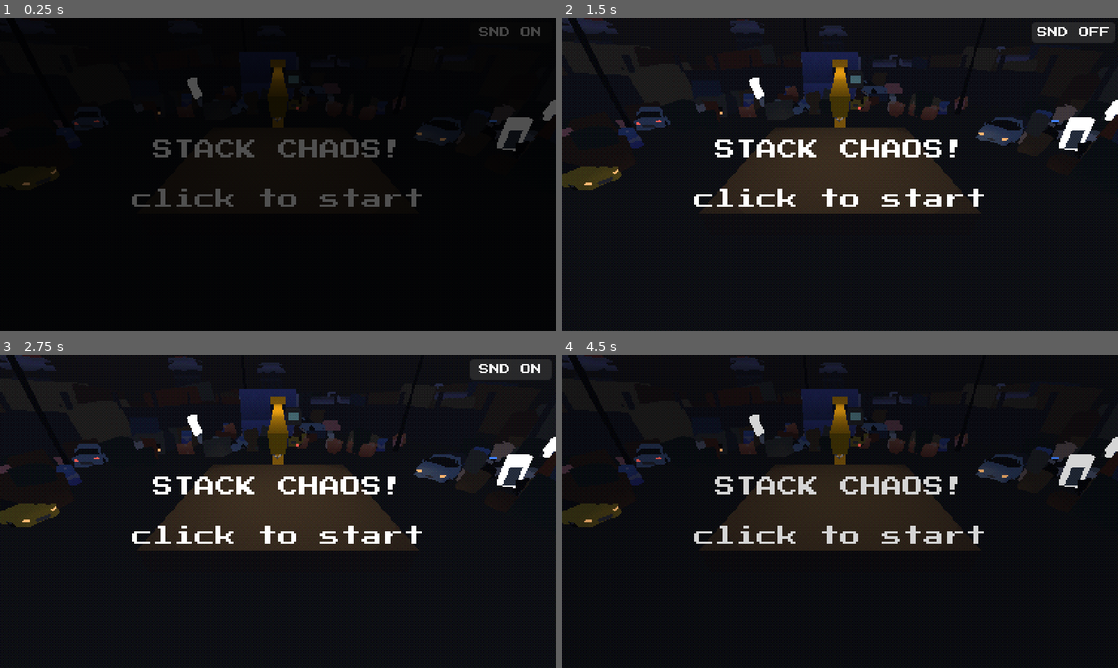
Above: before the commit, frames 1-4 (two rows, left to right).
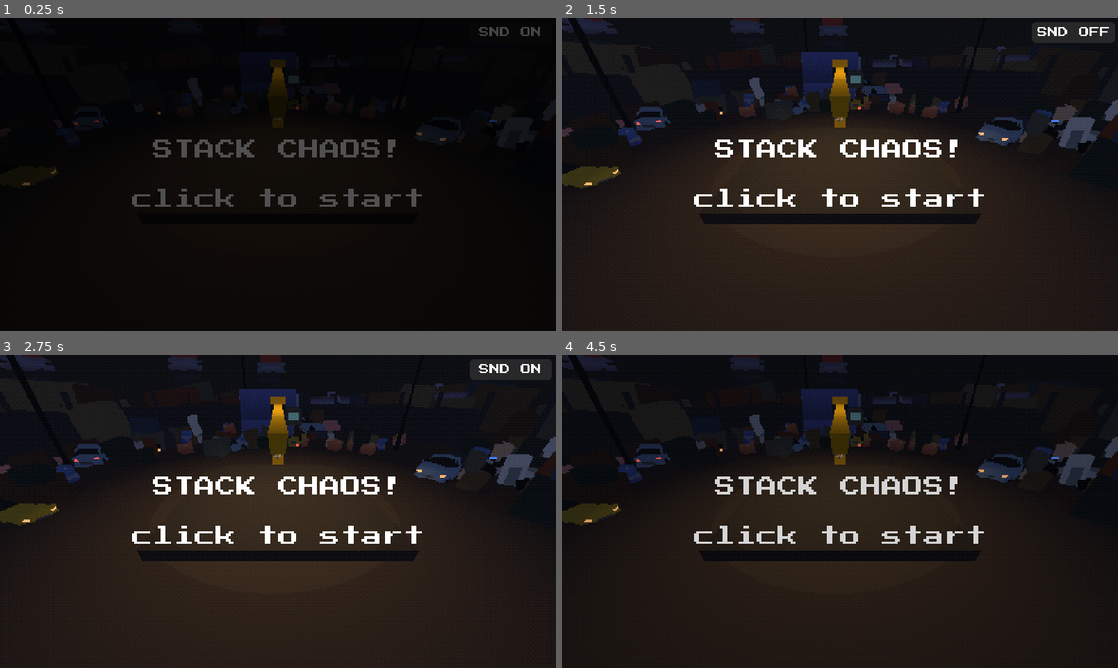
Above: after the commit, the same moments.

Repository: coconutTM/Stack-Chaos
Game: Godot game, scene res://scenes/main.tscn
Same seed, same stepped clock (60 frames per second), same inputs: the game is played once before the commit and once after it.
Inputs (mouse positions are in pixels of both pictures, inside the frame that each line leads up to):
- Up to frame 1 (0.25 s): no input
- Up to frame 2 (1.5 s): click "SND ON" at 0.5 s; click "SND ON" at 1.25 s
- Up to frame 3 (2.75 s): click "SND OFF" at 2 s
- Up to frame 4 (4.5 s): click "SND ON" at 2.75 s; click "SND OFF" at 3.5 s; tap Enter at 4.25 s; move the mouse to (962, 495) at 4.27 s; tap P at 4.35 s; click (962, 495) at 4.42 s

The runs differ from the first frame. In frame 1, 0.5% of the frame differs, in the area x 33-100%, y 19-43%; in frame 2, 16%; in frame 3, 19%, in the area x 0-100%, y 0-100%; in frame 4, 17%.

Commit message:
Fix black shadow over pad at some camera angles, glowing white props
- psx.gdshader: set POSITION for vertices behind the camera too; the
  160 m yard floor got garbage vertices and covered the pad in black
- ModelLibrary: emissive only for materials named "...lights"
  (Kenney "metalLight" and car_b "LightBlue" are colors, not lamps)

Co-Authored-By: Claude Opus 5.5 <noreply@anthropic.com>

Diff:
--- a/scripts/model_library.gd
+++ b/scripts/model_library.gd
@@ -2,7 +2,7 @@
 extends RefCounted
 
 # โหลดโมเดล .glb → รวมทุกชิ้นส่วนเป็น ArrayMesh เดียว (รวม surface ที่ material เดียวกันเป็นก้อนเดียว ลด draw call)
-# แปลง material เป็นสไตล์ PS1 (สีเดิม / vertex color / ชื่อมี "light" = เรืองแสง) และ cache ตาม path ของไฟล์
+# แปลง material เป็นสไตล์ PS1 (สีเดิม / vertex color / ชื่อมี "lights" = เรืองแสง) และ cache ตาม path ของไฟล์
 # ใช้ทั้งรถ (CarModels) บล็อกขยะ (BlockModels) และของประดับฉาก (Junkyard)
 # texture สี (Kenney ใช้ palette เล็กๆ colormap.png) ส่งต่อให้ shader PS1 / tint = คูณสีทั้งโมเดล (เช่น ถังน้ำมันสีเขียว)
 
@@ -79,13 +79,14 @@
 
 
 # สีเดิมของ material / vertex color = albedo ขาวแล้วให้สีมาจาก vertex แทน
-# ถ้าชื่อมีคำว่า "light" (Headlights, TailLights, BlueLights...) ให้เรืองแสงด้วยสีนั้น
+# ถ้าชื่อมีคำว่า "lights" (Headlights, TailLights, BlueLights...) ให้เรืองแสงด้วยสีนั้น
+# ต้องเป็นพหูพจน์ — Kenney ใช้ "metalLight" = โลหะสีอ่อน และ car_b มี "LightBlue" = สีตัวถัง (ไม่ใช่ไฟ)
 static func _psx(m: Material, tint: Color) -> Material:
 	var std := m as BaseMaterial3D
 	if std == null:
 		return Psx.material(Color(0.5, 0.5, 0.5) * tint)
 	var color := (Color.WHITE if std.vertex_color_use_as_albedo else std.albedo_color) * tint
 	color.a = 1.0
-	if std.resource_name.to_lower().contains("light"):
+	if std.resource_name.to_lower().contains("lights"):
 		return Psx.material(color, color, 1.4, std.albedo_texture)
 	return Psx.material(color, Color.BLACK, 1.0, std.albedo_texture)
--- a/shaders/psx.gdshader
+++ b/shaders/psx.gdshader
@@ -21,6 +21,9 @@
 		vec2 half_grid = snap_grid * 0.5;
 		ndc = floor(ndc * half_grid + 0.5) / half_grid;
 		POSITION = vec4(ndc * clip.w, clip.z, clip.w);
+	} else {
+		// vertex หลังกล้อง: ต้องตั้ง POSITION เสมอ ไม่งั้นได้ค่าขยะ → สามเหลี่ยมใหญ่ (พื้นลาน) ยืดมาบังแท่นบางมุมกล้อง
+		POSITION = clip;
 	}
 }
 
Not shown, changed: CLAUDE.md
